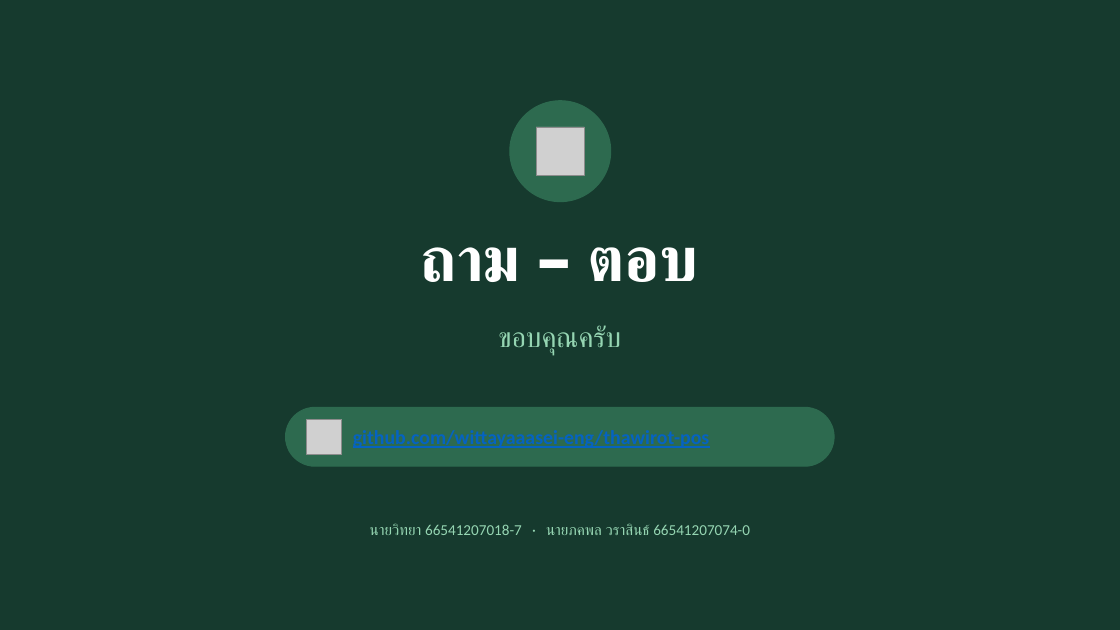
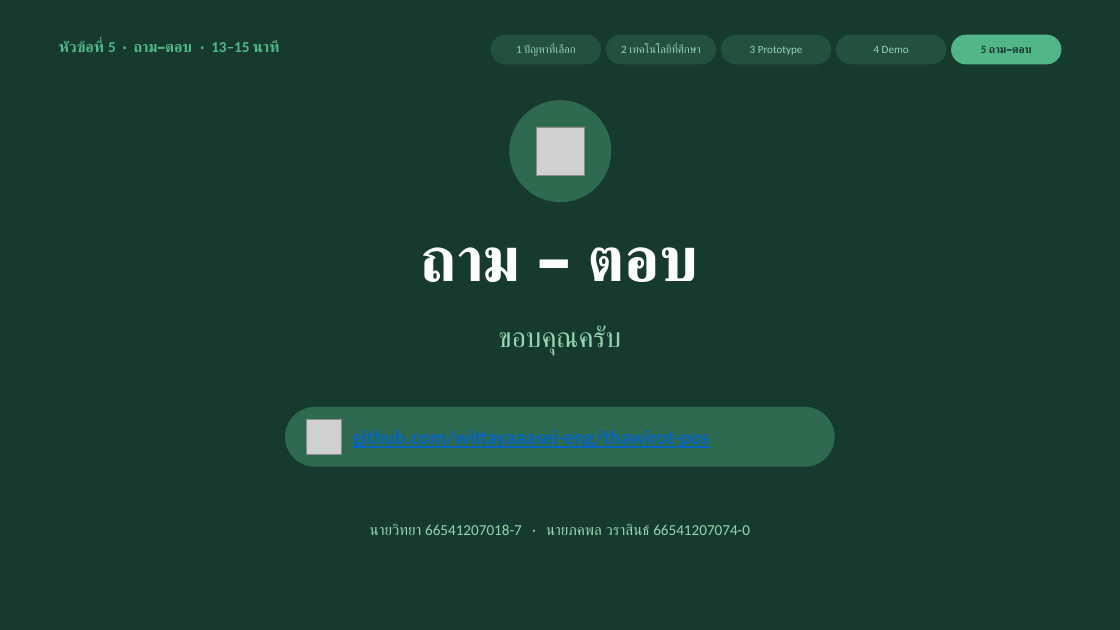
Before and after one commit to wittayaaasei-eng/thawirot-pos, a slide deck: slide 14 of ใบงานที่8_สไลด์นำเสนอ.pptx (slide 13 before the commit). Drawn at 1120x630 pixels with LibreOffice and Linux fonts; fonts in the diff are those of the drawing; grey boxes stand for pictures. Boxes give left, top, right and bottom in pixels: in the first picture for what was removed or moved away, otherwise in the second. Text is boxed around its words. In the diff, an @@ line names an element or a change of style, - is before the commit and + after.

```diff
--- a/ใบงานที่8_สไลด์นำเสนอ.pptx
+++ b/ใบงานที่8_สไลด์นำเสนอ.pptx
@@ text added at (x1=59, y1=40, x2=278, y2=52), 13 pt, text #52B788, bold @@
+หัวข้อที่ 5 · ถาม–ตอบ · 13–15 นาที
@@ rounded rectangle added at (x1=492, y1=35, x2=601, y2=64), fill #24503F, outline #24503F 1 pt @@
@@ text added at (x1=516, y1=45, x2=575, y2=56), 9.5 pt, text #95D5B2 @@
+1 ปัญหาที่เลือก
@@ rounded rectangle added at (x1=607, y1=35, x2=716, y2=64), fill #24503F, outline #24503F 1 pt @@
@@ text added at (x1=621, y1=45, x2=701, y2=53), 9.5 pt, text #95D5B2 @@
+2 เทคโนโลยีที่ศึกษา
@@ rounded rectangle added at (x1=722, y1=35, x2=831, y2=64), fill #24503F, outline #24503F 1 pt @@
@@ text added at (x1=750, y1=46, x2=803, y2=55), 9.5 pt, text #95D5B2 @@
+3 Prototype
@@ rounded rectangle added at (x1=837, y1=35, x2=946, y2=64), fill #24503F, outline #24503F 1 pt @@
@@ text added at (x1=874, y1=46, x2=909, y2=53), 9.5 pt, text #95D5B2 @@
+4 Demo
@@ rounded rectangle added at (x1=952, y1=35, x2=1061, y2=64), fill #52B788, outline #52B788 1 pt @@
@@ text added at (x1=981, y1=46, x2=1032, y2=53), 9.5 pt, text #163A2E, bold @@
+5 ถาม–ตอบ
```
Also in this commit, not shown: 12 other slides changed, 1 slide added.
